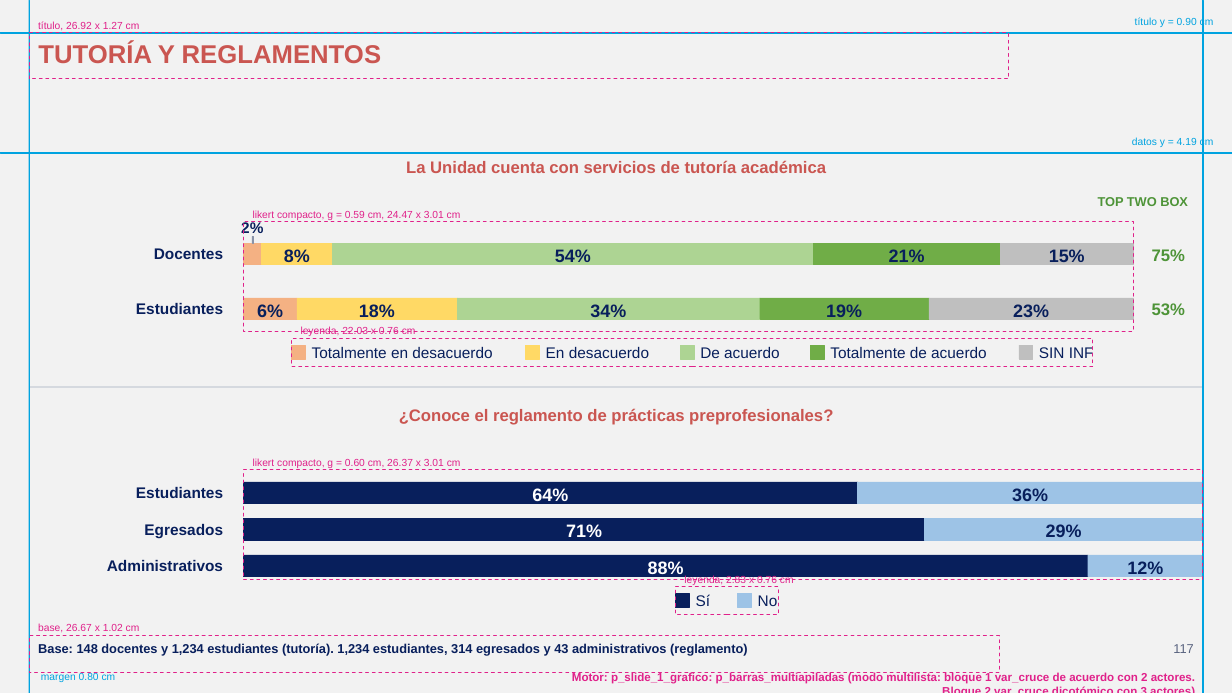
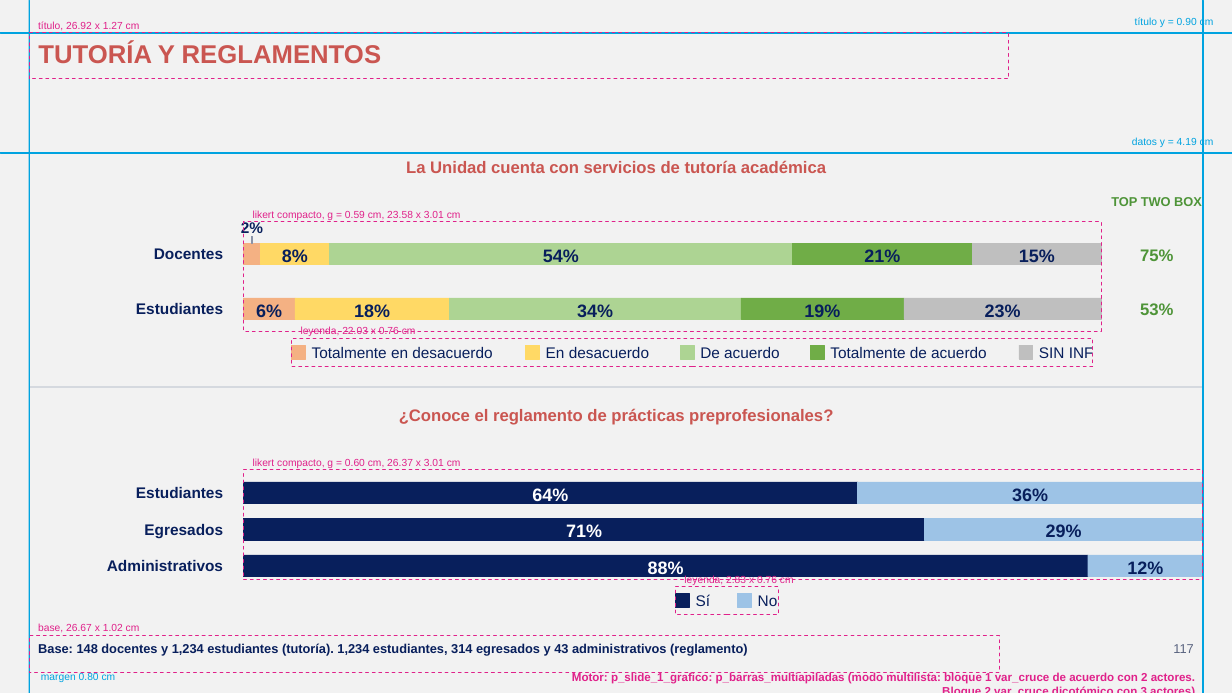
Before and after one commit to GonzaloAlmendariz/prosecnur-app, a slide deck: slide 117 of docs/qa/motor-ppt-2026-10-06/4-recetario/recetario-fiel-guias.pptx. Drawn at 1232x693 pixels with LibreOffice and Linux fonts; fonts in the diff are those of the drawing; background and template pictures are left out. Boxes give left, top, right and bottom in pixels: in the first picture for what was removed or moved away, otherwise in the second. Text is boxed around its words. In the diff, an @@ line names an element or a change of style, - is before the commit and + after.

```diff
--- a/docs/qa/motor-ppt-2026-10-06/4-recetario/recetario-fiel-guias.pptx
+++ b/docs/qa/motor-ppt-2026-10-06/4-recetario/recetario-fiel-guias.pptx
@@ text "TOP TWO BOX": place and size @@
-text "TOP TWO BOX" at (1098,197,1188,206)
+text "TOP TWO BOX" at (1111,197,1202,206)
@@ rectangle: place and size @@
-rectangle at (243,222,1133,332)
+rectangle at (243,222,1101,332)
@@ text at (253,210,461,220): text changed @@
-likert compacto, g = 0.59 cm, 24.47 x 3.01 cm
+likert compacto, g = 0.59 cm, 23.58 x 3.01 cm
@@ text "54%": place and size @@
-text "54%" at (555,249,591,266)
+text "54%" at (543,249,579,266)
@@ rectangle: place and size @@
-rectangle at (333,243,814,264)
+rectangle at (329,243,793,264)
@@ text "21%": place and size @@
-text "21%" at (889,249,925,266)
+text "21%" at (864,249,900,266)
@@ rectangle: place and size @@
-rectangle at (813,243,1001,264)
+rectangle at (793,243,973,264)
@@ text "15%": place and size @@
-text "15%" at (1049,249,1085,266)
+text "15%" at (1019,249,1055,266)
@@ rectangle: place and size @@
-rectangle at (1000,243,1133,264)
+rectangle at (973,243,1102,264)
@@ text "75%": place and size @@
-text "75%" at (1152,249,1185,261)
+text "75%" at (1140,249,1173,261)
@@ text "18%": place and size @@
-text "18%" at (359,304,395,321)
+text "18%" at (354,304,390,321)
@@ rectangle: place and size @@
-rectangle at (297,298,457,319)
+rectangle at (295,298,449,319)
@@ text "34%": place and size @@
-text "34%" at (590,304,626,321)
+text "34%" at (577,304,613,321)
@@ rectangle: place and size @@
-rectangle at (457,298,761,319)
+rectangle at (449,298,741,319)
@@ text "19%": place and size @@
-text "19%" at (826,304,862,321)
+text "19%" at (804,304,840,321)
@@ rectangle: place and size @@
-rectangle at (760,298,929,319)
+rectangle at (741,298,905,319)
@@ text "23%": place and size @@
-text "23%" at (1013,304,1049,321)
+text "23%" at (985,304,1021,321)
@@ rectangle: place and size @@
-rectangle at (929,298,1134,319)
+rectangle at (904,298,1102,319)
@@ text "53%": place and size @@
-text "53%" at (1152,303,1185,315)
+text "53%" at (1140,303,1173,315)
```
Also in this commit, not shown: 13 other slides changed, 4 slides added, 11 other files.
